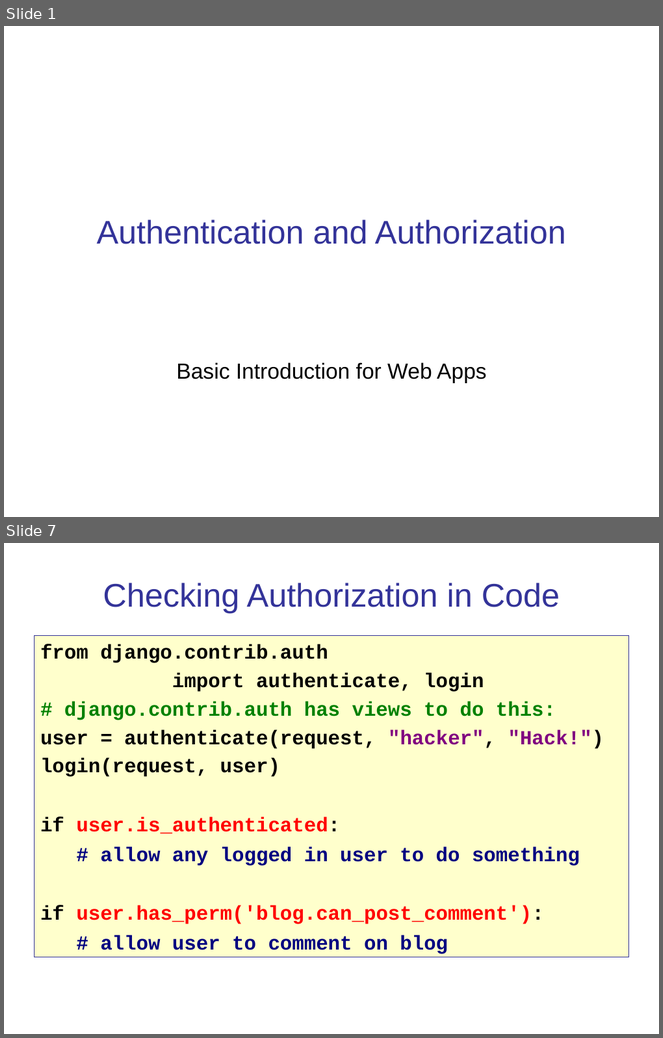
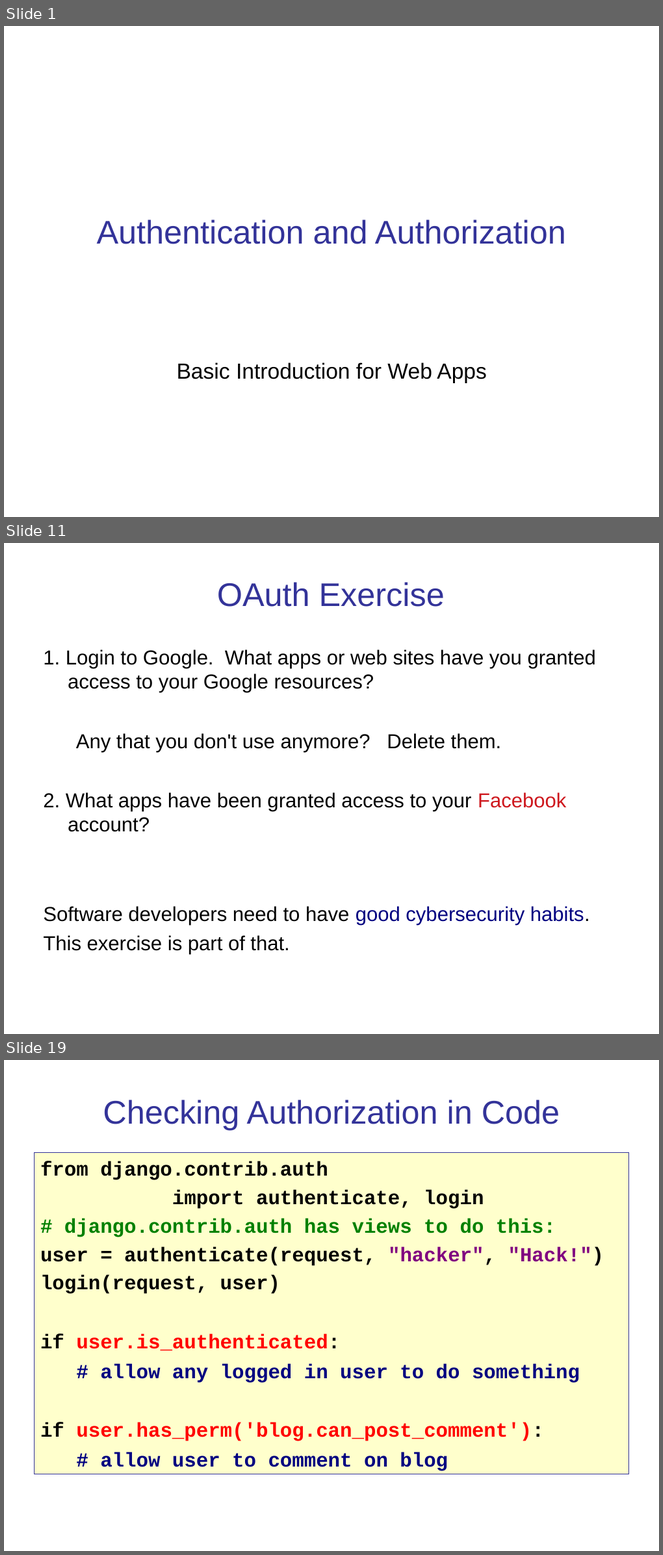
Before and after one commit to cpske/ISP, a slide deck: authentication/Authentication-and-Authorization.ppt. Shown one above the other, each under a label of ours: slides 1 and 7 before the commit, slides 1, 11 and 19 after it; the slides between them are not shown. The pictures are 663x1038 and 663x1555 pixels, drawn with LibreOffice and Linux fonts; fonts in the diff are those of the drawing. Boxes give left, top, right and bottom in pixels: in the first picture for what was removed or moved away, otherwise in the second. Text is boxed around its words. In the diff, an @@ line names an element or a change of style, - is before the commit and + after.

```diff
--- a/authentication/Authentication-and-Authorization.ppt
+++ b/authentication/Authentication-and-Authorization.ppt
@@ slide 11 added at (4,543,659,1034), background #FFFFFF @@
@@ title added at (217,582,445,607), 36 pt, text #333399 @@
+OAuth Exercise
@@ text added at (43,650,596,955), 22.2 pt, text #000000 @@
+1. Login to Google. What apps or web sites have you granted access to your Google resources?
+  Any that you don't use anymore? Delete them.
+2. What apps have been granted access to your Facebook account?
+Software developers need to have good cybersecurity habits.
+This exercise is part of that.
@@ what was slide 7 is now slide 19 @@
```
Also in this commit, not shown: 6 slides changed, 12 other slides added, 12 other files.
